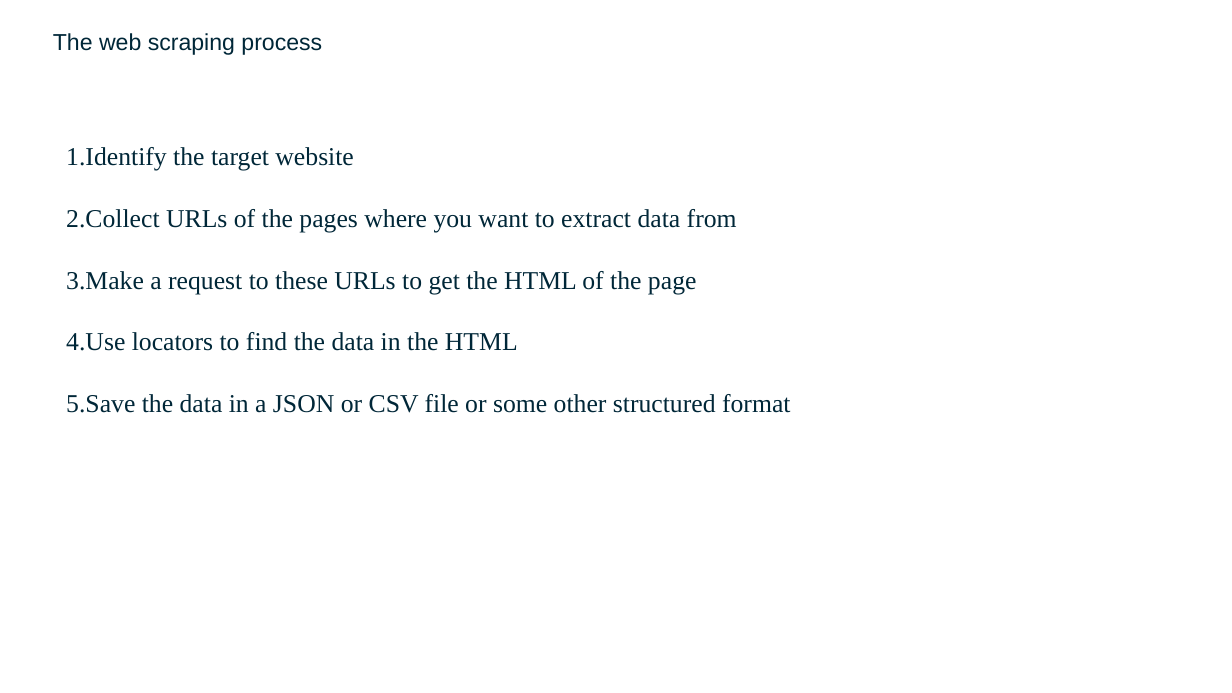
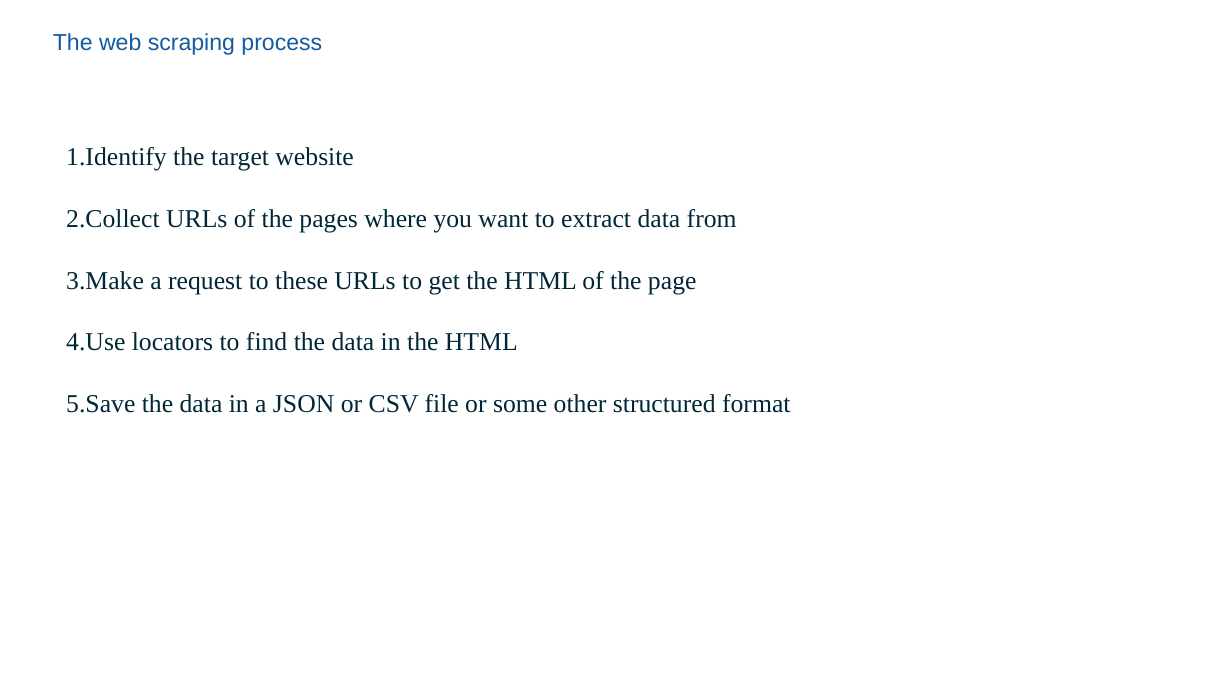
Before and after one commit to S-AMK/S-AMK, a slide deck: slide 72 of UNIT-4.pptx (slide 84 before the commit). Drawn at 1232x693 pixels with LibreOffice and Linux fonts; fonts in the diff are those of the drawing. Boxes give left, top, right and bottom in pixels: in the first picture for what was removed or moved away, otherwise in the second. Text is boxed around its words. In the diff, an @@ line names an element or a change of style, - is before the commit and + after.

```diff
--- a/UNIT-4.pptx
+++ b/UNIT-4.pptx
@@ text "The web scraping process" at bbox=[53, 33, 322, 55]: text colour #002738 to #145BA2 @@
```
Also in this commit, not shown: 48 other slides changed, 38 slides added, 42 slides removed.
